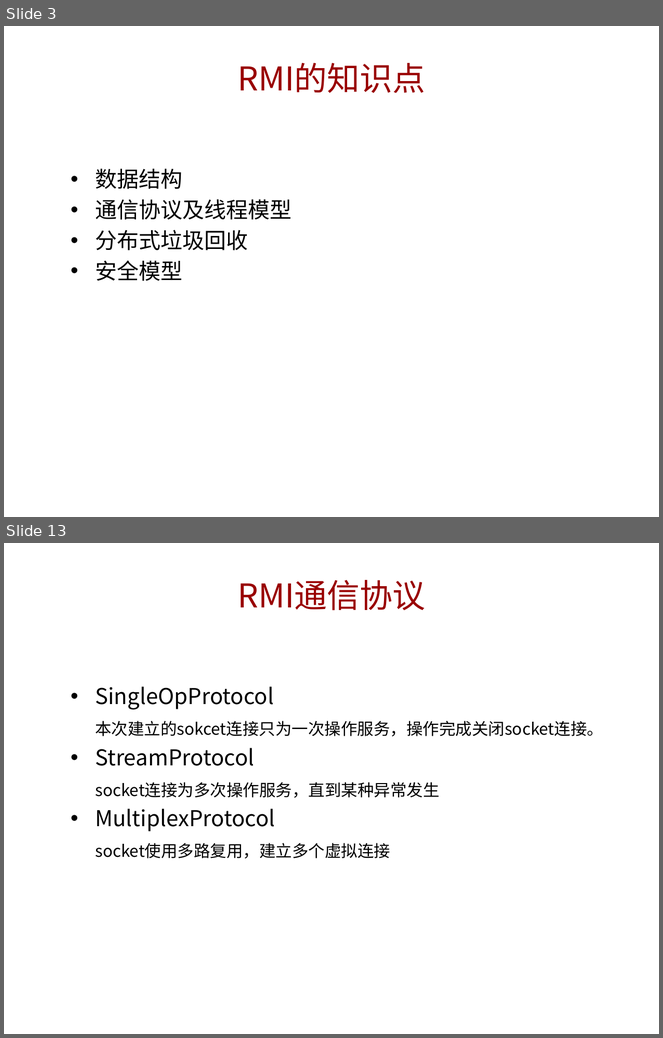
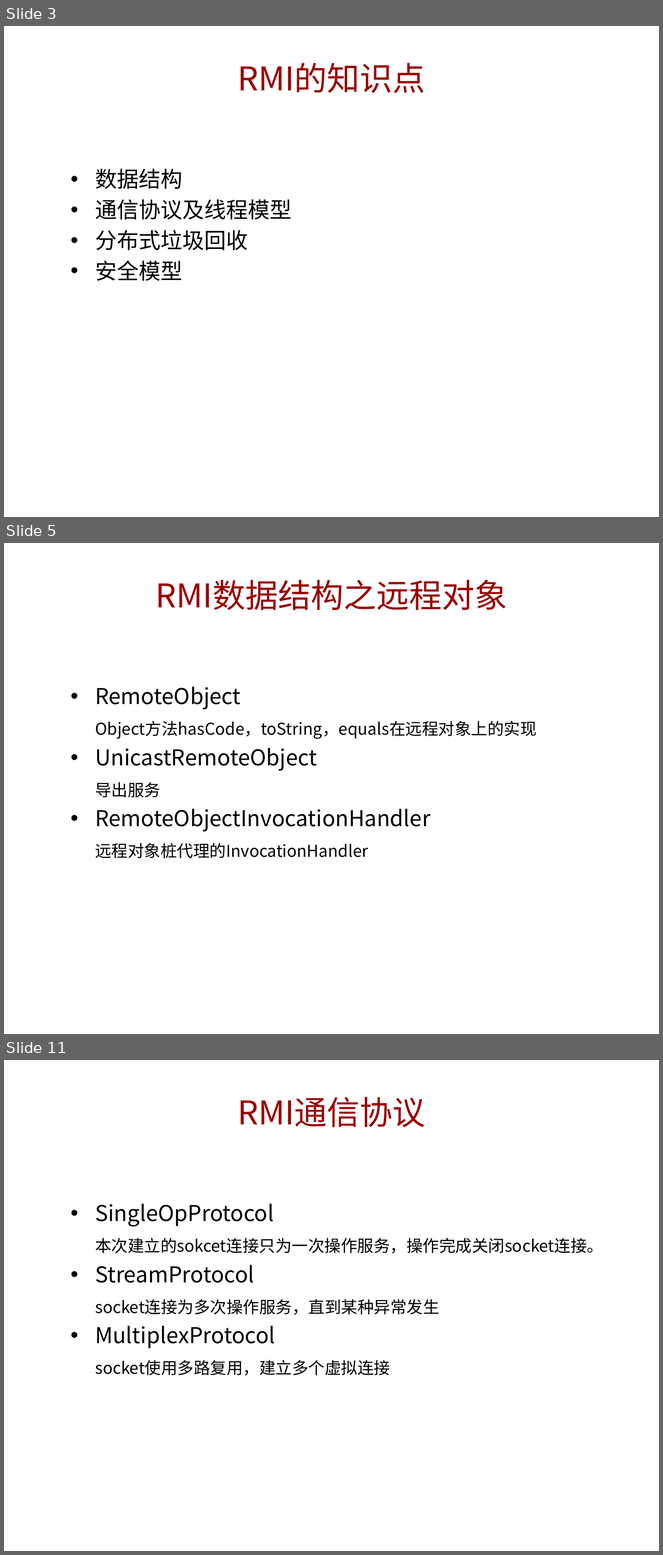
Before and after one commit to jianzijian/Hello-World, a slide deck: RMI学习分享.pptx. Shown one above the other, each under a label of ours: slides 3 and 13 before the commit, slides 3, 5 and 11 after it; the slides between them are not shown. The pictures are 663x1038 and 663x1555 pixels, drawn with LibreOffice and Linux fonts; fonts in the diff are those of the drawing; background and template pictures are left out. Boxes give left, top, right and bottom in pixels: in the first picture for what was removed or moved away, otherwise in the second. Text is boxed around its words. In the diff, an @@ line names an element or a change of style, - is before the commit and + after.

```diff
--- a/RMI学习分享.pptx
+++ b/RMI学习分享.pptx
@@ slide 5 added at bbox=[4, 543, 659, 1034], background picture (left out) @@
@@ title added at bbox=[156, 580, 508, 610], 36 pt, text #990000 @@
+RMI数据结构之远程对象
@@ text added at bbox=[95, 687, 537, 859], 18 pt, text #000000 @@
+• RemoteObject
+Object方法hasCode，toString，equals在远程对象上的实现
+• UnicastRemoteObject
+导出服务
+• RemoteObjectInvocationHandler
+远程对象桩代理的InvocationHandler
@@ what was slide 13 is now slide 11 @@
```
Also in this commit, not shown: 1 slide changed, 6 other slides added, 8 slides removed.
